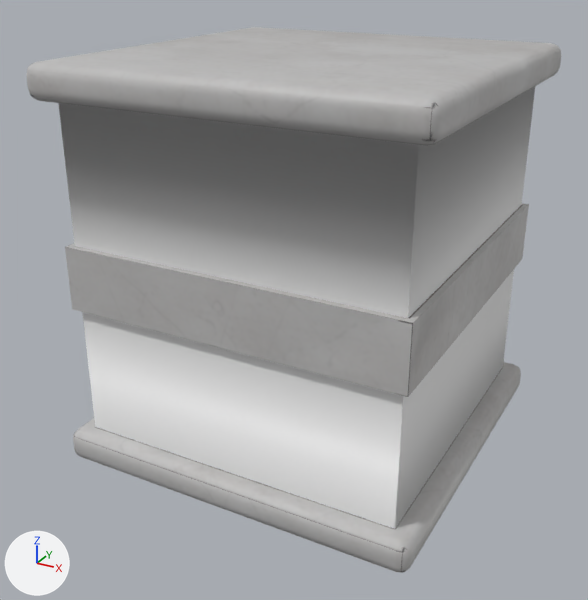
The FBX model Assets/Prefabs/gabbia.fbx as it was, and as the next commit left it.
Both versions are drawn from a 50 mm lens placed at (2.17, -4.2, 1.76), pointed at (-0.05, -0.16, -0.26). Every picture has the same lights, and +X, +Y and +Z are marked at lower left. Where no turn or scale is listed for an object, it has been applied to the vertices.

The scene before the commit, as lines of its bpy script (objects in view):
```python
me_gabbia_003 = bpy.data.meshes.new('gabbia.003')
me_gabbia_003.from_pydata(...)  # 236 vertices, 240 faces; spans x -1.12..1.12, y -1.12..1.12, z -1.2..1.2
# faces by material slot: [16, 224]
me_gabbia_003.materials.append(mat_barre)  # white #e7e7e7
me_gabbia_003.materials.append(mat_gabbia_a_sbarre)
ob_gabbia_a_rete = bpy.data.objects.new('gabbia_a_rete', me_gabbia_003)
ob_gabbia_a_rete.location = (0.0, 0.0, 0.0)
```
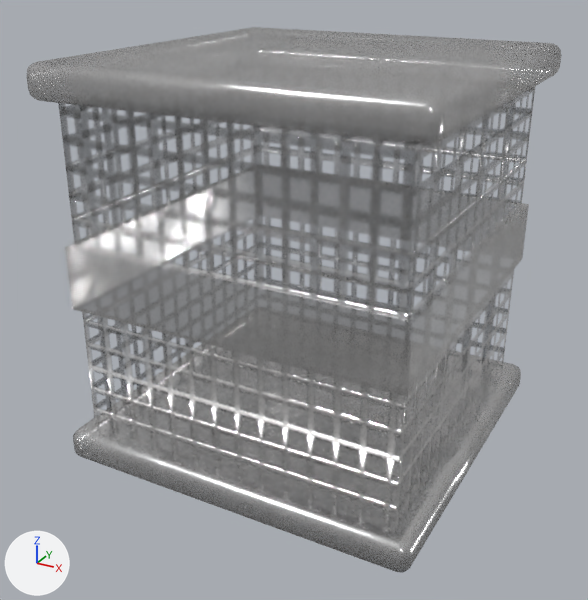
Location of each change, (x1, y1, x2, y2) in pixels of the pictures (588 x 600 px):
part 1 of me_gabbia_003, cut back: before (65, 205, 529, 397); after (65, 171, 529, 397)
part 2 of me_gabbia_003, recoloured: before (58, 88, 535, 529); after (58, 88, 535, 527)
part 3 of me_gabbia_003, recoloured: (27, 27, 561, 573) in both

Diff of the bpy script that builds the scene:
```diff
--- a/Assets/Prefabs/gabbia.fbx.py
+++ b/Assets/Prefabs/gabbia.fbx.py
@@ img_gabbia_gloss_png @@
+img_gabbia_gloss_png = load_image('gabbia_GLOSS.png', '../Texture/gabbia_GLOSS.png', 2048, 2048, 'Non-Color')
@@ img_gabbia_normal_png @@
+img_gabbia_normal_png = load_image('gabbia_NORMAL.png', '../Texture/gabbia_NORMAL.png', 2048, 2048, 'Non-Color')
@@ img_gabbia_diffuse_png @@
+img_gabbia_diffuse_png = load_image('gabbia_DIFFUSE.png', '../Texture/gabbia_DIFFUSE.png', 2048, 2048, 'Non-Color')
@@ mat_gabbia @@
+mat_gabbia = bpy.data.materials.new('gabbia')
+# uses the picture img_gabbia_diffuse_png
+# uses the picture img_gabbia_gloss_png
+# uses the picture img_gabbia_normal_png
@@ me_gabbia_003 @@
 # used by ob_gabbia_a_rete; location = (0.0, 0.0, 0.0)
-me_gabbia_003.from_pydata(...)  # 236 vertices, 240 faces; spans x -1.12..1.12, y -1.12..1.12, z -1.2..1.2
+me_gabbia_003.from_pydata(...)  # 216 vertices, 224 faces; spans x -1.12..1.12, y -1.12..1.12, z -1.2..1.2
+# me_gabbia_003 part 1
+# 4 vertices are removed from x -1.04..1.04, y -1.04..1.04, z 0.0
+# 8 faces are deleted
+# 4 new faces join them
+# me_gabbia_003 part 2: 8 faces spanning x -1.0..1.0, y -1.0..1.0, z -1.0..1.0 switch from mat_barre (white #e7e7e7) to mat_gabbia
+# me_gabbia_003 part 3: 212 faces spanning x -1.12..1.12, y -1.12..1.12, z -1.2..1.2 switch from mat_gabbia_a_sbarre to mat_gabbia
```
